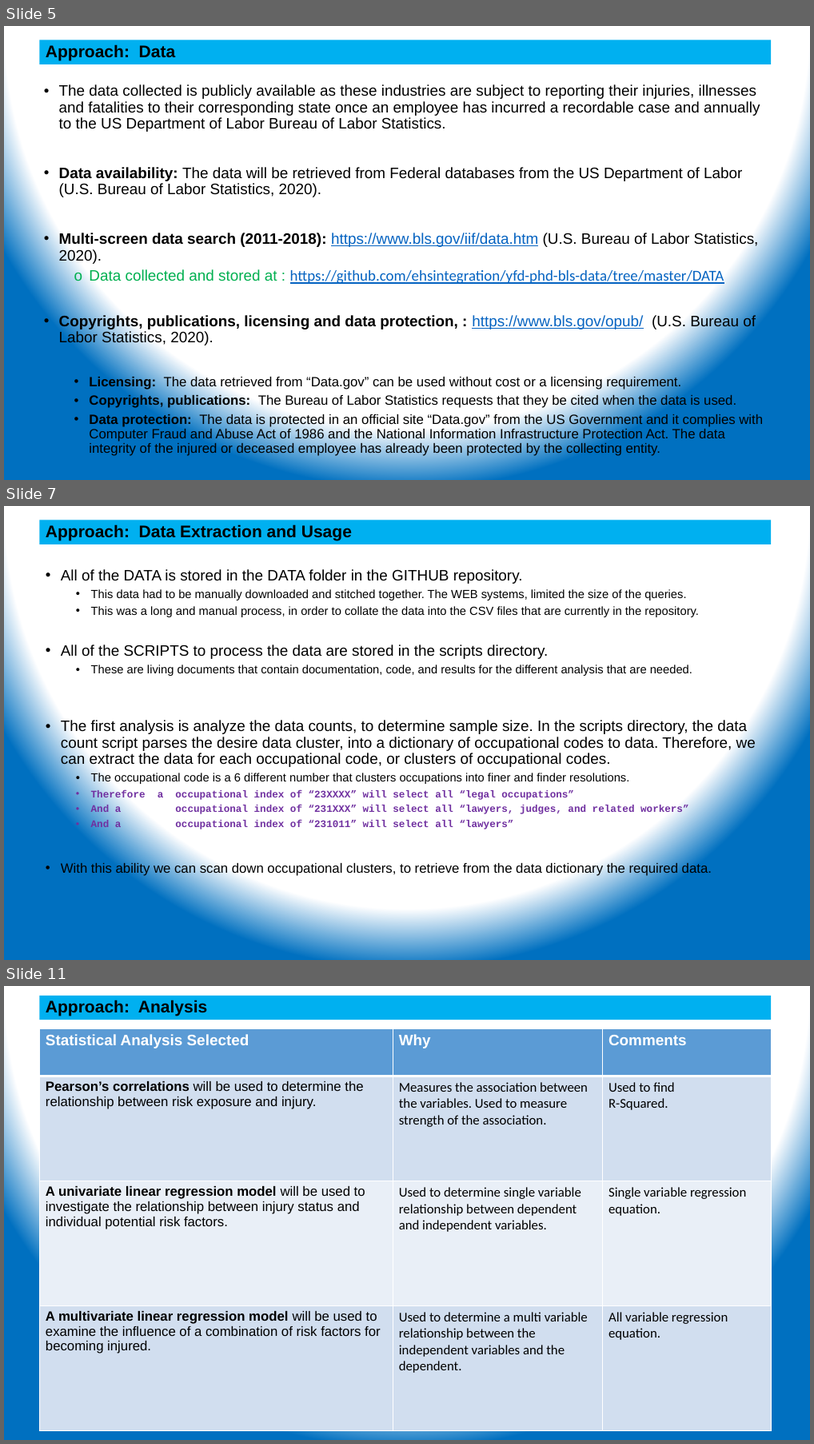
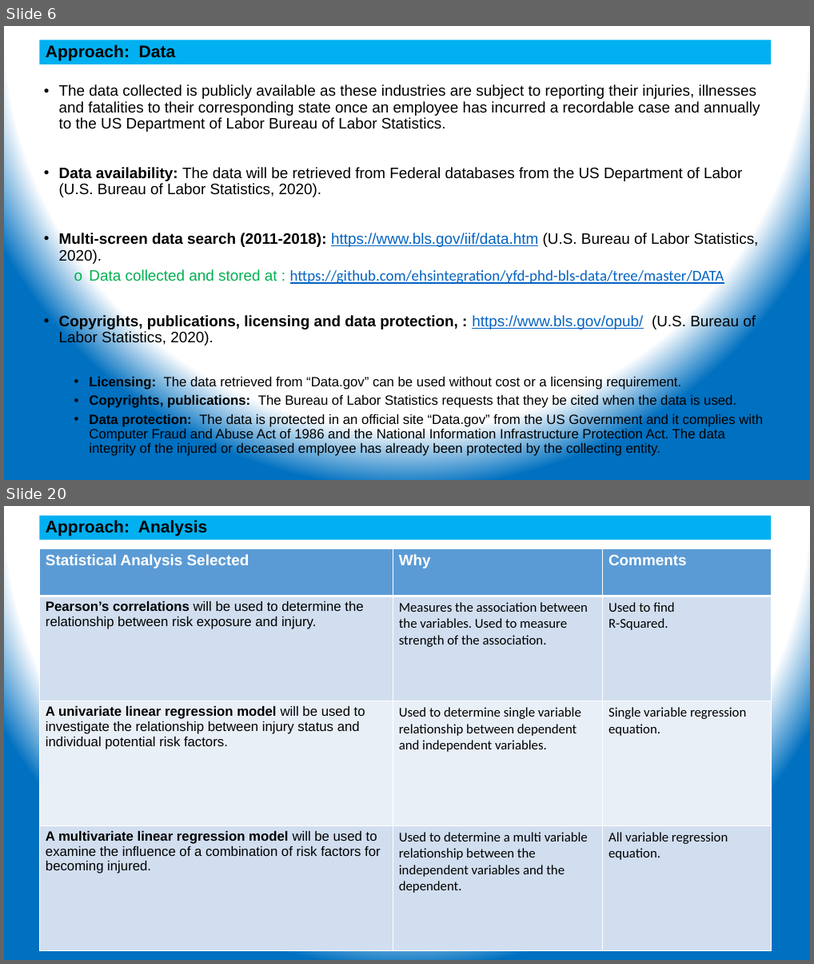
Before and after one commit to ehsintegration/yfd-phd-bls-data, a slide deck: D2-documentation/YennyF.Diaz-Risk Percep &Injuries_CommitteeUdate 11-02-20.pptx. Shown one above the other, each under a label of ours: slides 5, 7 and 11 before the commit, slides 6 and 20 after it; the slides between them are not shown. The pictures are 814x1444 and 814x964 pixels, drawn with LibreOffice and Linux fonts; fonts in the diff are those of the drawing. Boxes give left, top, right and bottom in pixels: in the first picture for what was removed or moved away, otherwise in the second. Text is boxed around its words. In the diff, an @@ line names an element or a change of style, - is before the commit and + after.

```diff
--- a/D2-documentation/YennyF.Diaz-Risk Percep &Injuries_CommitteeUdate 11-02-20.pptx
+++ b/D2-documentation/YennyF.Diaz-Risk Percep &Injuries_CommitteeUdate 11-02-20.pptx
@@ slide 7 removed at bbox=[4, 506, 810, 960], background gradient #FFFFFF to #0070C0 @@
@@ rectangle removed at bbox=[40, 520, 772, 544] @@
-Approach: Data Extraction and Usage
@@ text removed at bbox=[61, 569, 756, 876] @@
-• All of the DATA is stored in the DATA folder in the GITHUB repository.
-  • This data had to be manually downloaded and stitched together. The WEB systems, limited the size of the queries.
-  • This was a long and manual process, in order to collate the data into the CSV files that are currently in the repository.
-• All of the SCRIPTS to process the data are stored in the scripts directory.
-  • These are living documents that contain documentation, code, and results for the different analysis that are needed.
-• The first analysis is analyze the data counts, to determine sample size. In the scripts directory, the data count script parses the desire data cluster, into a dictionary of occupational codes to data. Therefore, we can extract the data for each occupational code, or clusters of occupational codes.
-  • The occupational code is a 6 different number that clusters occupations into finer and finder resolutions.
-  • Therefore a occupational index of “23XXXX” will select all “legal occupations”
-  • And a occupational index of “231XXX” will select all “lawyers, judges, and related workers”
-  • And a occupational index of “231011” will select all “lawyers”
-• With this ability we can scan down occupational clusters, to retrieve from the data dictionary the required data.
@@ what was slide 5 is now slide 6 @@
@@ what was slide 11 is now slide 20 @@
```
Also in this commit, not shown: 3 slides changed, 21 slides added, 3 other slides removed, 2 other files.
